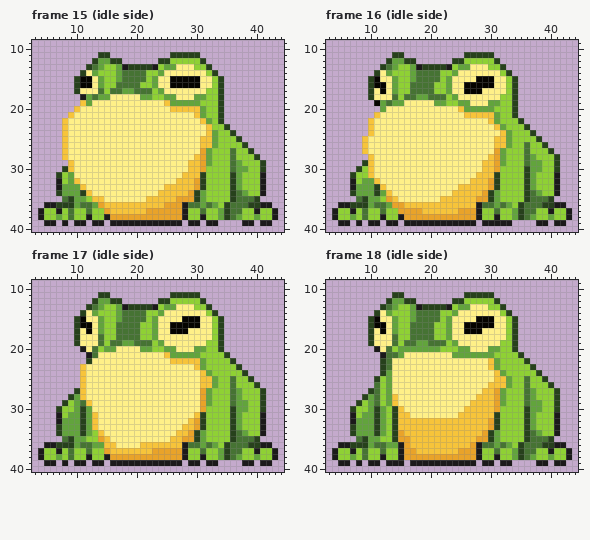
Pixel-art file -- assets/player/Frog.ase. Above, as it was before the edit.
48x48 pixels, 30 frames. Colours within 5 levels of each other are drawn and written as one. Shown: frame 15 (idle side): x 3..44, y 9..40; frame 16 (idle side): x 3..44, y 9..40; frame 17 (idle side): x 3..44, y 9..40; frame 18 (idle side): x 3..44, y 9..40. The commit also changed other frames, which this record leaves out.
New version:
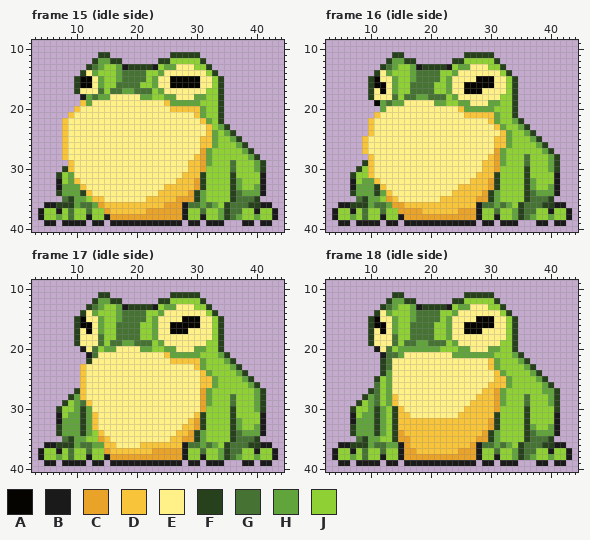
Palette (. is transparent): A #050400  B #1b1a1a  C #e9a329  D #f7c43a  E #fff088  F #27411c  G #467333  H #62a43c  J #8fd134
Diff:
Changed rows in their new state; - is an unchanged pixel.
Frame 15 (idle side), layer "Layer 1":
first column x 34:
23 H------
24 -H-----
25 --H----
26 ---H---
27 --J-H--
28 --J--H-
29 ---J--H
30 ---JJ-H
31 ---J---
33 ------H
34 -----HH
first column x 9:
39 B------------------------B
Frame 16 (idle side), layer "Layer 1":
first column x 34:
22 H------
23 -H-----
24 --H----
25 ---H---
26 --J-H--
27 --J--H-
28 ---J--H
29 ---JJ-H
30 ---JJ-H
31 ---J---
33 ------H
34 -----HH
first column x 9:
39 B---------------------.--B
Frame 17 (idle side), layer "Layer 1":
first column x 34:
21 H------
22 -H-----
23 --H----
24 ---H---
25 --J-H--
26 --J--H-
27 --JJ--H
28 ---J--H
29 ---JJ-H
30 ---JJ-H
31 ---J---
33 ------H
34 -----HH
first column x 9:
39 B------------------------B
Frame 18 (idle side), layer "Layer 1":
first column x 34:
21 H------
22 -H-----
23 --H----
24 ---H---
25 --J-H--
26 --J--H-
27 --JJ-HH
28 ---J--H
29 ---JJ-H
30 ---JJ--
31 ---J---
32 ---J---
33 ------H
34 -----HH
first column x 9:
39 B-----.B-----------------B
